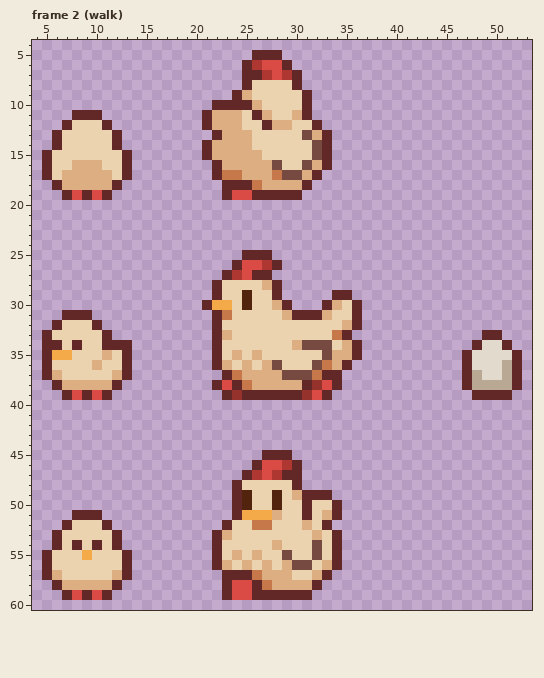
Two states of a pixel-art file, Aseprite/备份/ji.aseprite. This is how it looked before the edit.
60x65 pixels, 48 frames. Shown: frame 2 (walk): x 4..53, y 4..60. The commit also changed other frames, which this record leaves out.
Now the later version:
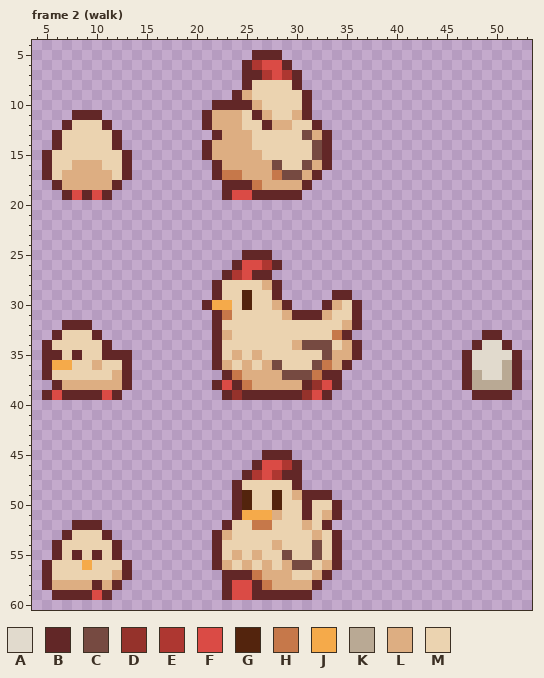
Palette (. is transparent): A #e1dacd  B #622727  C #764a41  D #95322b  E #ae3731  F #da4b45  G #53240d  H #c6784a  J #f5aa4a  K #b9a994  L #ddae82  M #ebd3b0
Difference:
Frame 2 (walk), layer "smor-ji":
y 31: x 7..9 BBB -> ...
y 32: x 6..10 BMMMB -> .BBB.
y 33: x 5..6 BM -> .B; x 10..11 MB -> B.
y 34: x 6 B -> M; x 8 B -> M; x 12..13 BB -> ..
y 35: x 6..8 JJM -> BMB; x 11..12 LM -> BB
y 36: x 6..7 MM -> JJ
y 37: x 6 L -> M
y 38: x 12..13 B. -> LB
y 39: x 5..6 .. -> BF; x 8 F -> B; x 10..12 FB. -> BFB
y 51: x 8..10 BBB -> ...
y 52: x 7..11 BMMMB -> .BBB.
y 53: x 6..7 BM -> .B; x 11..12 MB -> B.
y 54: x 8 B -> M; x 10 B -> M
y 55: x 5..6 BM -> .B; x 8..10 MJM -> BMB; x 12..13 MB -> B.
y 56: x 9 M -> J
y 57: x 6 L -> M
y 58: x 5..6 .B -> BL; x 10 L -> B
y 59: x 6 . -> B; x 8 F -> B
